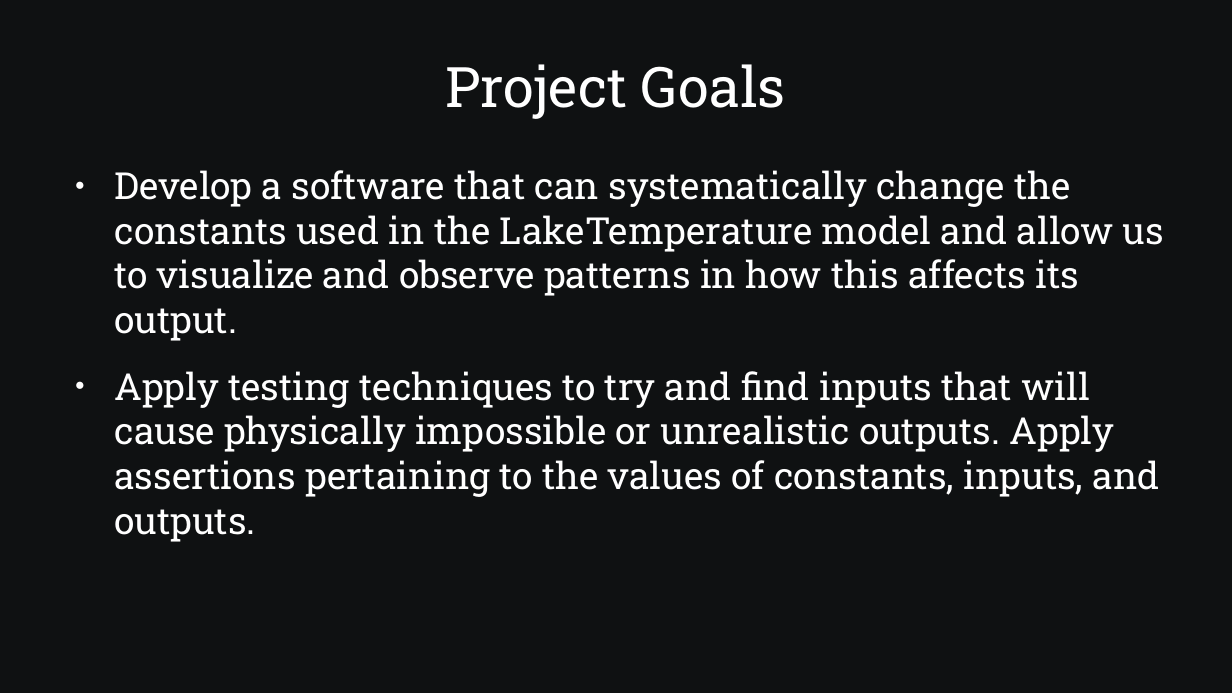
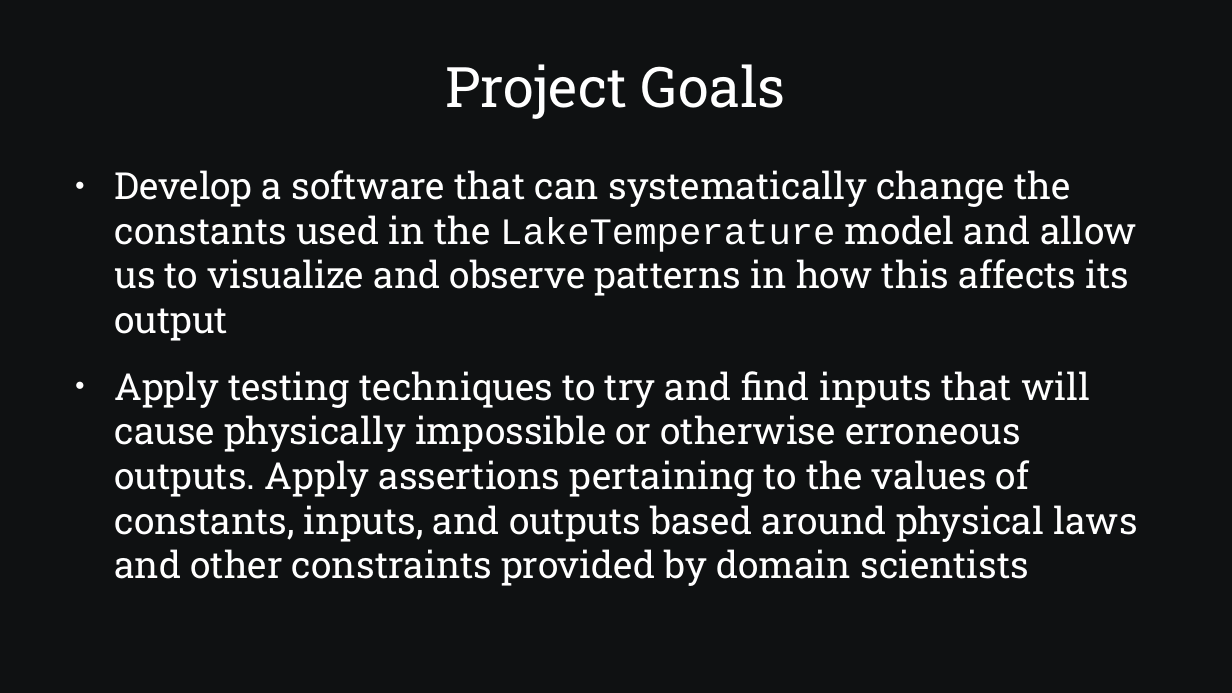
Before and after one commit to SamAllen06/lake_temp_work, a slide deck: slide 3 of documentation/for_collaborators/TestingSoftwareOverview.odp. Drawn at 1232x693 pixels with LibreOffice and Linux fonts; fonts in the diff are those of the drawing. Boxes give left, top, right and bottom in pixels: in the first picture for what was removed or moved away, otherwise in the second. Text is boxed around its words. In the diff, an @@ line names an element or a change of style, - is before the commit and + after.

```diff
--- a/documentation/for_collaborators/TestingSoftwareOverview.odp
+++ b/documentation/for_collaborators/TestingSoftwareOverview.odp
@@ text at (114, 170, 1137, 586): text changed @@
-● Develop a software that can systematically change the constants used in the LakeTemperature model and allow us to visualize and observe patterns in how this affects its output.
-● Apply testing techniques to try and find inputs that will cause physically impossible or unrealistic outputs. Apply assertions pertaining to the values of constants, inputs, and outputs.
+● Develop a software that can systematically change the constants used in the LakeTemperature model and allow us to visualize and observe patterns in how this affects its output
+● Apply testing techniques to try and find inputs that will cause physically impossible or otherwise erroneous outputs. Apply assertions pertaining to the values of constants, inputs, and outputs based around physical laws and other constraints provided by domain scientists
```
Also in this commit, not shown: 7 other slides changed, 1 other file.
